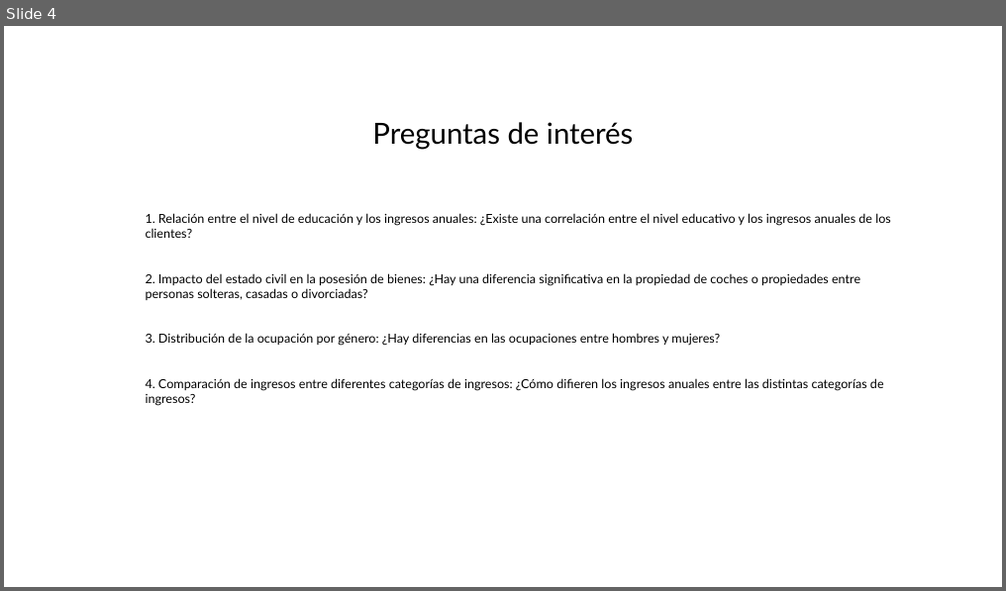
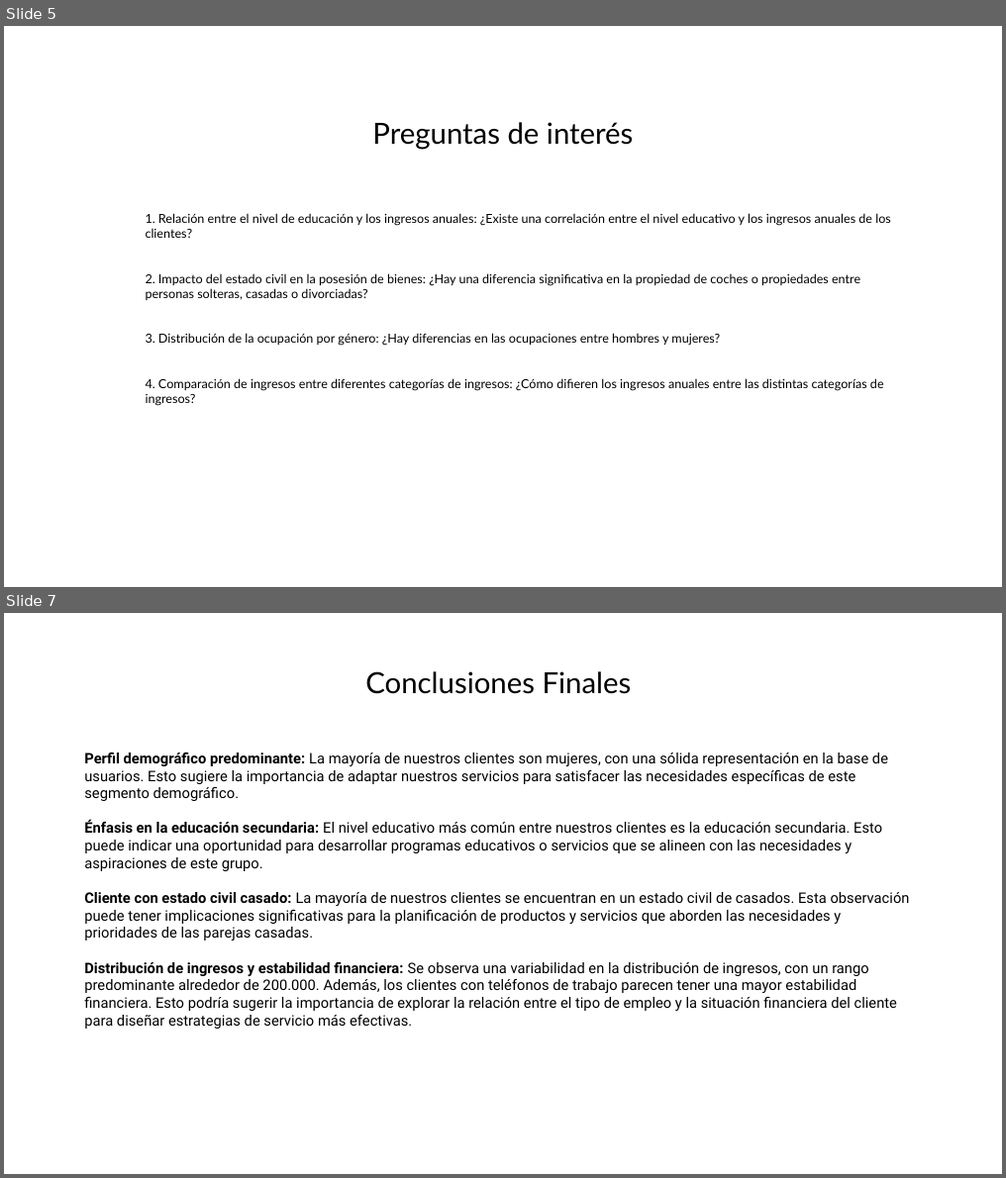
Before and after one commit to brayan084/pre-entregas, a slide deck: Predicción de aprobación de tarjeta de crédito.pptx. Shown one above the other, each under a label of ours: slide 4 before the commit, slides 5 and 7 after it; the slides between them are not shown. The pictures are 1006x591 and 1006x1178 pixels, drawn with LibreOffice and Linux fonts; fonts in the diff are those of the drawing. Boxes give left, top, right and bottom in pixels: in the first picture for what was removed or moved away, otherwise in the second. Text is boxed around its words. In the diff, an @@ line names an element or a change of style, - is before the commit and + after.

```diff
--- a/Predicción de aprobación de tarjeta de crédito.pptx
+++ b/Predicción de aprobación de tarjeta de crédito.pptx
@@ slide 7 added at bbox=[4, 613, 1002, 1174], background #FFFFFF @@
@@ text added at bbox=[365, 671, 632, 694], 28 pt, text #000000 @@
+Conclusiones Finales
@@ text added at bbox=[84, 753, 910, 1029], 14 pt, text #000000 @@
+Perfil demográfico predominante: La mayoría de nuestros clientes son mujeres, con una sólida representación en la base de usuarios. Esto sugiere la importancia de adaptar nuestros servicios para satisfacer las necesidades específicas de este segmento demográfico.
+Énfasis en la educación secundaria: El nivel educativo más común entre nuestros clientes es la educación secundaria. Esto puede indicar una oportunidad para desarrollar programas educativos o servicios que se alineen con las necesidades y aspiraciones de este grupo.
+Cliente con estado civil casado: La mayoría de nuestros clientes se encuentran en un estado civil de casados. Esta observación puede tener implicaciones significativas para la planificación de productos y servicios que aborden las necesidades y prioridades de las parejas casadas.
+Distribución de ingresos y estabilidad financiera: Se observa una variabilidad en la distribución de ingresos, con un rango predominante alrededor de 200.000. Además, los clientes con teléfonos de trabajo parecen tener una mayor estabilidad financiera. Esto podría sugerir la importancia de explorar la relación entre el tipo de empleo y la situación financiera del cliente para diseñar estrategias de servicio más efectivas.
@@ what was slide 4 is now slide 5 @@
```
Also in this commit, not shown: 4 slides changed.
